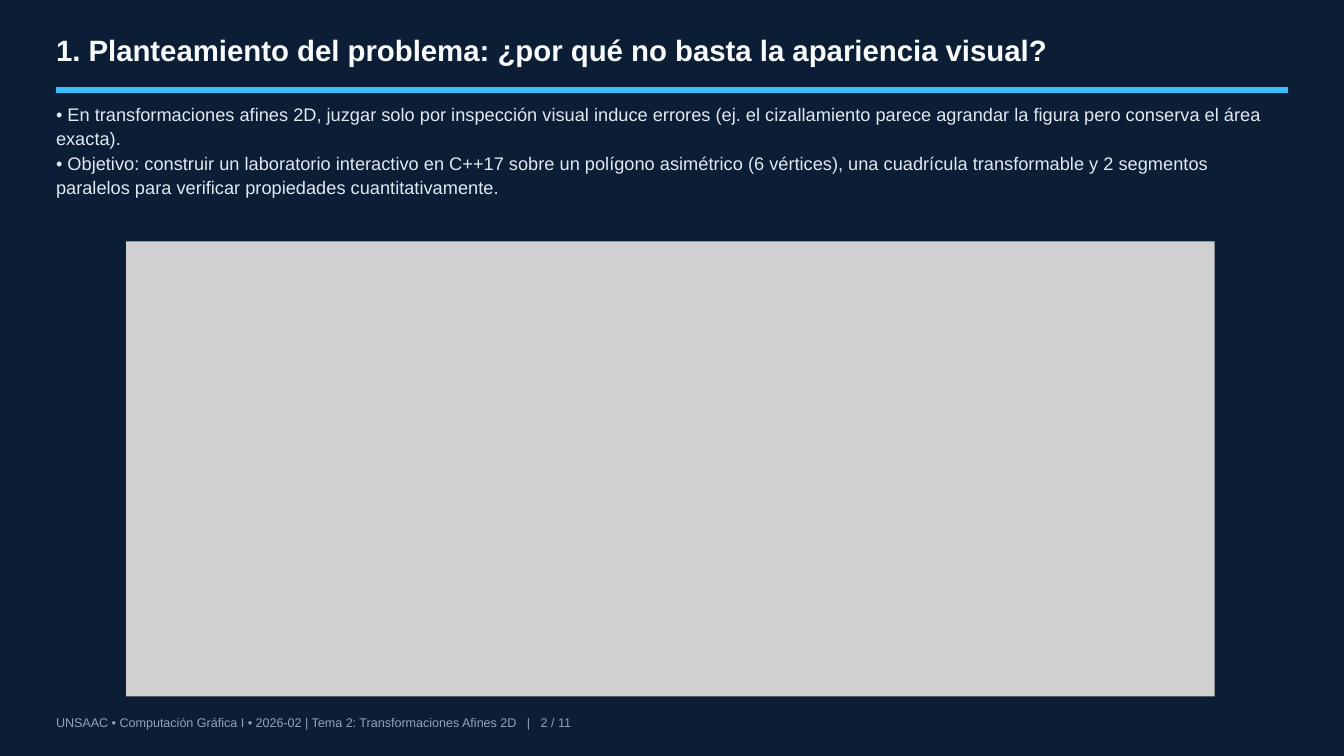
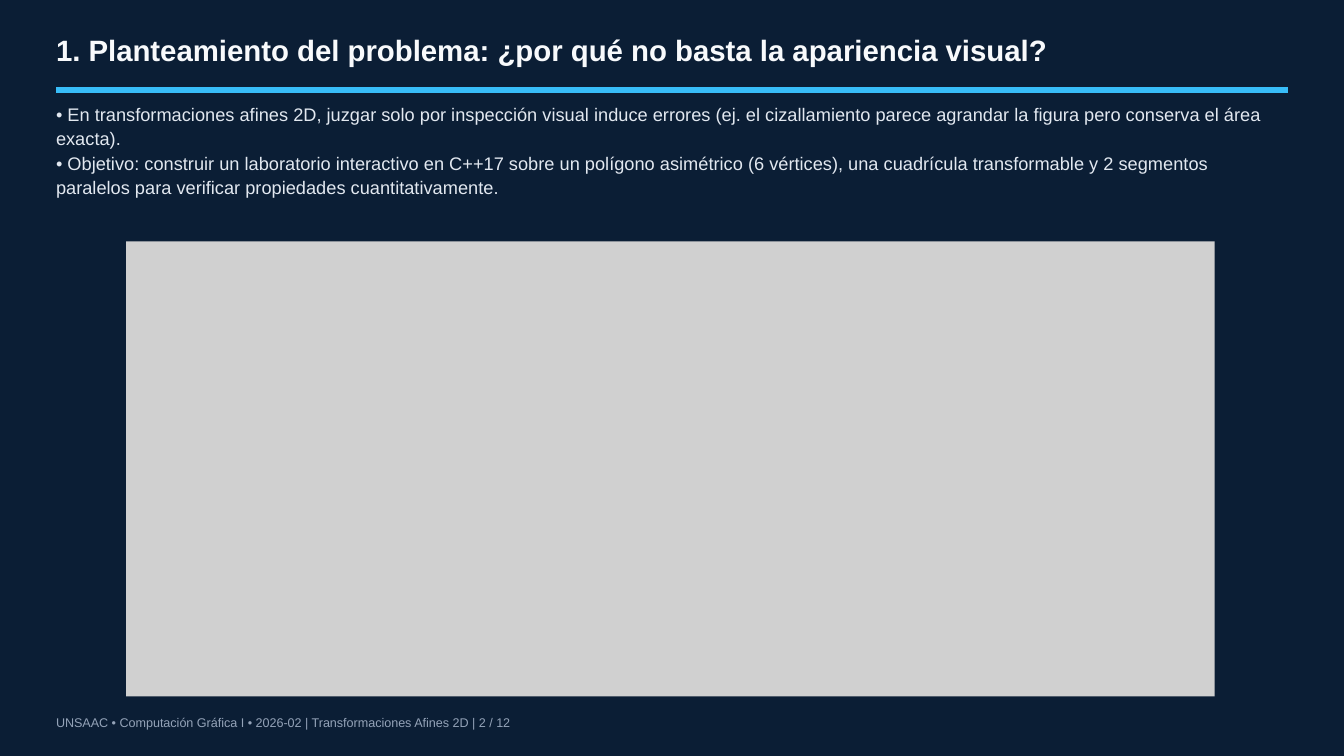
Before and after one commit to LucianFBC/cg1-tema2-transformaciones-afines-2d, a slide deck: slide 2 of presentacion/Presentacion_Tema2.pptx. Drawn at 1344x756 pixels with LibreOffice and Linux fonts; fonts in the diff are those of the drawing; grey boxes stand for pictures. Boxes give left, top, right and bottom in pixels: in the first picture for what was removed or moved away, otherwise in the second. Text is boxed around its words. In the diff, an @@ line names an element or a change of style, - is before the commit and + after.

```diff
--- a/presentacion/Presentacion_Tema2.pptx
+++ b/presentacion/Presentacion_Tema2.pptx
@@ text at <box>56,718,510,730</box>: text changed @@
-UNSAAC • Computación Gráfica I • 2026-02 | Tema 2: Transformaciones Afines 2D | 2 / 11
+UNSAAC • Computación Gráfica I • 2026-02 | Transformaciones Afines 2D | 2 / 12
```
Also in this commit, not shown: 9 other slides changed, 1 slide added, 14 other files.
